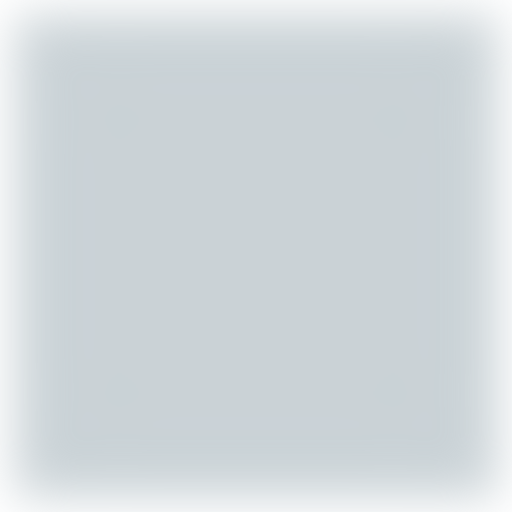
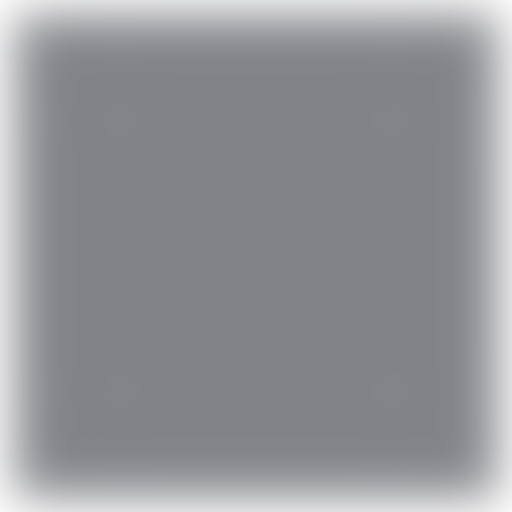
Layer changes from the first 512px x 512px image to the second:
painted on "图层2" over [0, 0, 512, 512]
